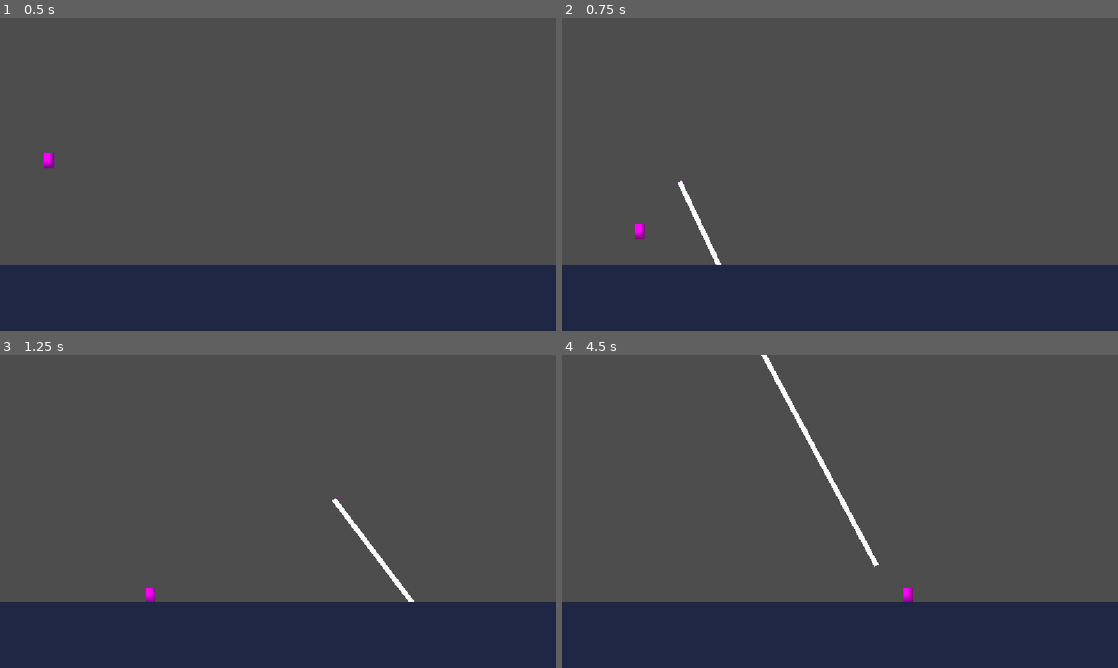
Above: before the commit, frames 1-4 (two rows, left to right).
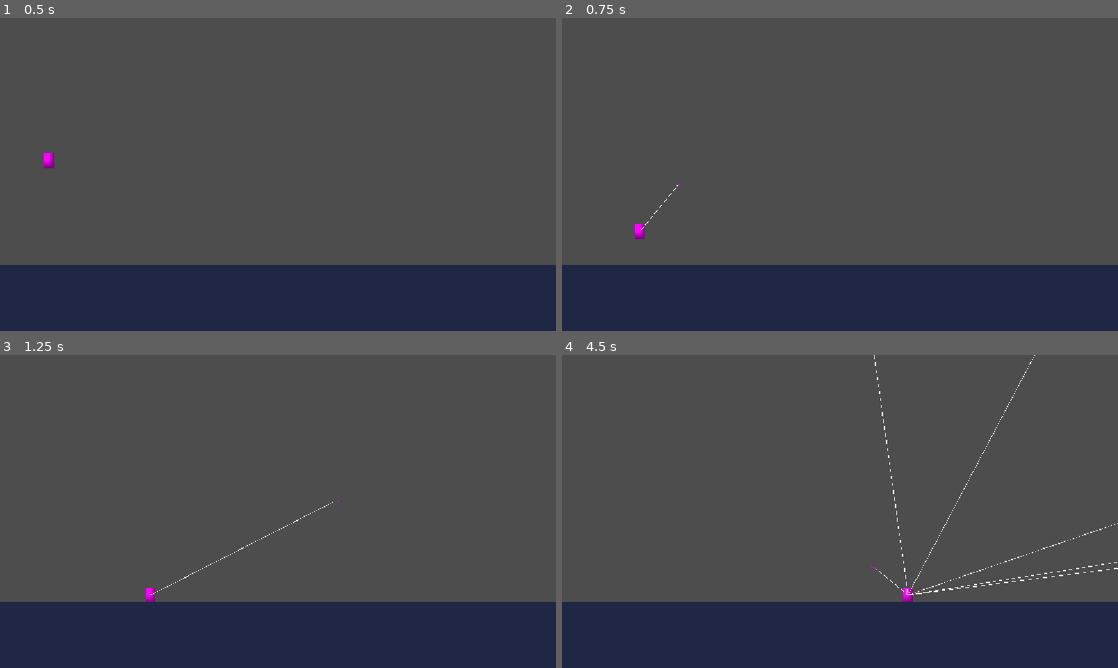
Above: after the commit, the same moments.

Repository: UnityTreeLabs/VideoGameDesign-2026
Game: Godot game, scene res://menu.tscn
The game is run twice, just before and just after one commit, with the same random seed, the same clock (stepped at 60 frames per second) and the same inputs.
Inputs (mouse positions are in pixels of both pictures, inside the frame that each line leads up to):
- Up to frame 1 (0.5 s): no input
- Up to frame 2 (0.75 s): tap Enter (ui_accept) at 0.5 s; move the mouse to (962, 158) at 0.52 s; hold Right (ui_right) from 0.53 s (still down); click (962, 158) at 0.6 s
- Up to frame 3 (1.25 s): keep holding Right (ui_right); tap Enter (ui_accept) at 0.77 s
- Up to frame 4 (4.5 s): move the mouse to (728, 527) at 1.27 s; click (728, 527) at 1.35 s; tap Enter (ui_accept) at 1.52, 3.02, 3.77 s; move the mouse to (895, 442) at 2.02 s; release Right (ui_right) at 2.03 s; hold Left (ui_left) 2.03-2.78 s; click (895, 442) at 2.1 s; move the mouse to (812, 574) at 2.77 s; hold Right (ui_right) 2.78-4.28 s; click (812, 574) at 2.85 s; move the mouse to (1006, 558) at 3.52 s; click (1006, 558) at 3.6 s; move the mouse to (673, 464) at 4.27 s; hold Left (ui_left) from 4.28 s (still down); click (673, 464) at 4.35 s

Frame 1 is identical in both runs. In frame 2, 0.3% of the frame differs, in the area x 14-29%, y 52-79%; in frame 3, 0.4%; in frame 4, 1.0%, in the area x 35-100%, y 0-77%.

Commit message:
String Changes
String is now working as intended (before being attached)

Diff:
--- a/loom/player_body.gd
+++ b/loom/player_body.gd
@@ -26,8 +26,8 @@
 
 	if Input.is_action_just_pressed("ui_click"):
 		var instance = thread.instantiate()
+		instance.global_position = global_position
 		instance.rotation = atan2(get_local_mouse_position().y, get_local_mouse_position().x)
-		instance.global_position = global_position + Vector2(-100, -190)
-		get_parent().add_child(instance)
+		get_parent().get_parent().add_child(instance)
 
 	move_and_slide()
--- a/loom/thread.gd
+++ b/loom/thread.gd
@@ -15,9 +15,10 @@
 	velocity = Vector2(900, 0).rotated(get_parent().rotation) * moving
 	angular_velocity = 0
 	rotation = 0
+	move_and_collide(velocity * delta)
 	$Line2D.remove_point(1)
-	$Line2D.add_point(get_parent().get_parent().get_parent().get_node("Player/PlayerBody").global_position)
-	move_and_collide(velocity * delta)
+	$Line2D.add_point(get_parent().get_parent().get_node("Player/PlayerBody").global_position - global_position)
+	$Line2D.rotation = -get_parent().rotation
 
 func _integrate_forces(state: PhysicsDirectBodyState2D) -> void:
 	pass
--- a/loom/thread.tscn
+++ b/loom/thread.tscn
@@ -33,5 +33,9 @@
 
 [node name="Line2D" type="Line2D" parent="ThreadBody"]
 points = PackedVector2Array(0, 0, 0, 0)
+width = 1.0
+
+[node name="Area2D" type="Area2D" parent="ThreadBody"]
+collision_layer = 0
 
 [connection signal="body_entered" from="ThreadBody" to="ThreadBody" method="_on_body_entered"]
